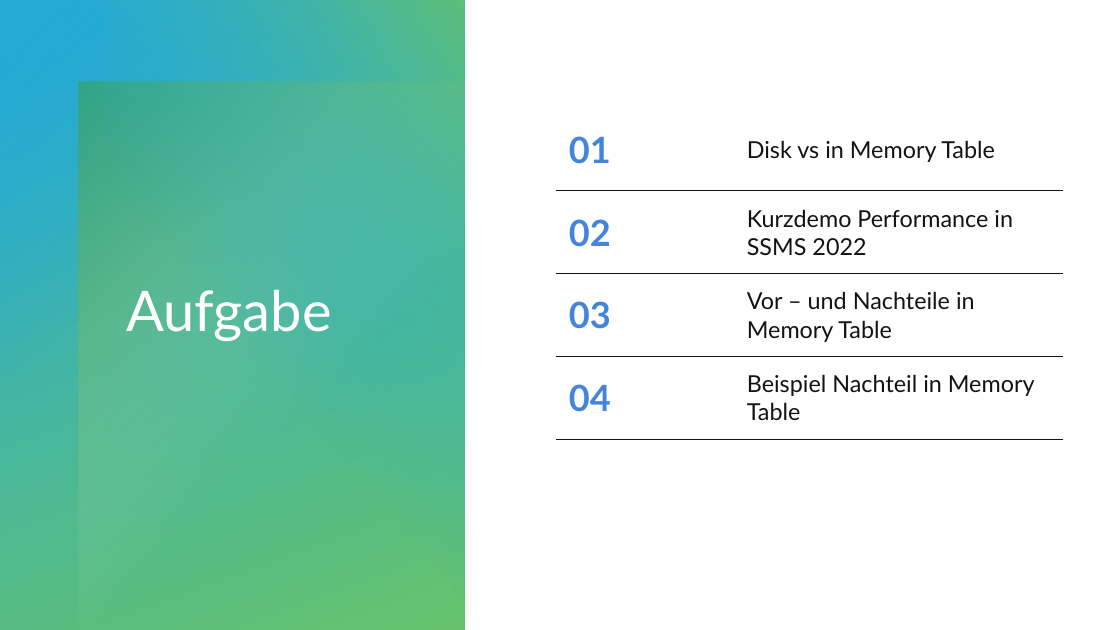
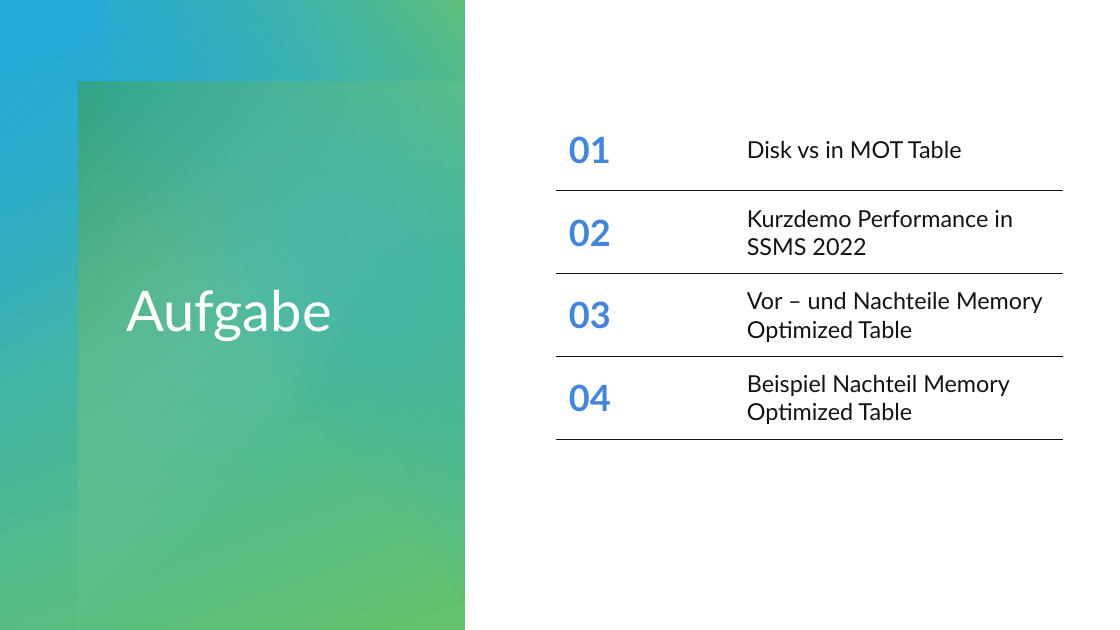
Before and after one commit to vjaeggi/MemoryOptimizedTables_SQL, a slide deck: slide 2 of presentation/MemoryOptimizedTables_SQLDatenbanken.pptx. Drawn at 1120x630 pixels with LibreOffice and Linux fonts; fonts in the diff are those of the drawing. Boxes give left, top, right and bottom in pixels: in the first picture for what was removed or moved away, otherwise in the second. Text is boxed around its words. In the diff, an @@ line names an element or a change of style, - is before the commit and + after.

```diff
--- a/presentation/MemoryOptimizedTables_SQLDatenbanken.pptx
+++ b/presentation/MemoryOptimizedTables_SQLDatenbanken.pptx
@@ table at box(556, 108, 1063, 439) @@
-row 1, column 2: Disk vs in Memory Table
+row 1, column 2: Disk vs in MOT Table
-row 3, column 2: Vor – und Nachteile in Memory Table
+row 3, column 2: Vor – und Nachteile Memory Optimized Table
-row 4, column 2: Beispiel Nachteil in Memory Table
+row 4, column 2: Beispiel Nachteil Memory Optimized Table
```
Also in this commit, not shown: 3 other slides changed, 1 slide added, 1 other file.
